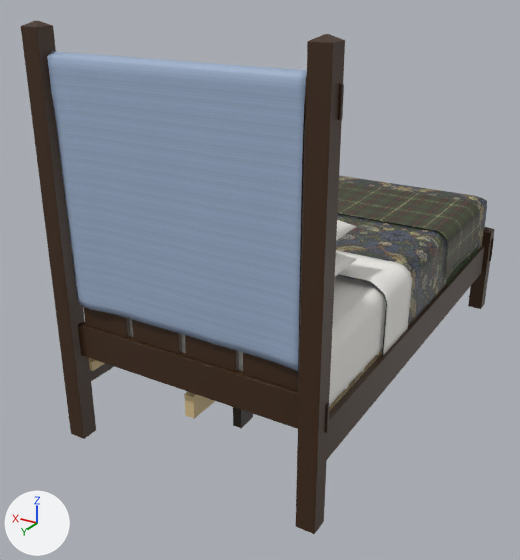
Two versions of the COLLADA model deliverables/bed-frame/model/sketchup/bed-frame-twin-made-up.dae, one commit apart.
Both versions are drawn from a camera (50 mm lens) standing at (-1.32, 2.66, 1.67) and looking at (0.14, 0.24, 0.46). The axes (+X, +Y, +Z) are drawn at lower left. The lights are the same throughout. The picture after the commit comes second.

The first picture shows 'Bed blanket', 'Bed coverlet', 'Bed headboard cover', 'Bed headboard post L', 'Bed headboard post R', 'Bed headboard rail bottom', 'Bed headboard slat 1', 'Bed headboard slat 2', 'Bed headboard slat 3', 'Bed mattress', 'Bed side rail L', 'Bed top sheet' and 20 more.
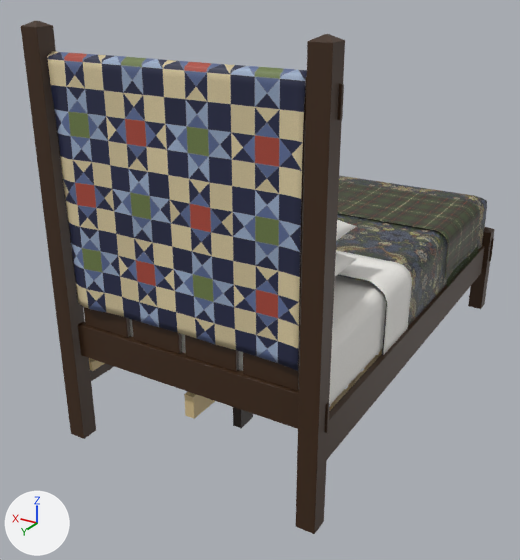
Pixel boxes (x1, y1, x2, y2) of what changed, in the pictures (520 x 560 px):
'Bed headboard cover', surface changed: (47, 51, 307, 371) in both

Patch to the scene script:
```diff
--- a/deliverables/bed-frame/model/sketchup/bed-frame-twin-made-up.dae.py
+++ b/deliverables/bed-frame/model/sketchup/bed-frame-twin-made-up.dae.py
@@ img_bed_star_quilt_png @@
+img_bed_star_quilt_png = load_image('Bed star-quilt.png', 'Bed star-quilt.png', 720, 720, 'sRGB')
@@ mat_bed_headboard_cover @@
 mat_bed_headboard_cover = principled_material('Bed headboard cover')
-mat_bed_headboard_cover.texture = img_bed_linen_blue_png
+mat_bed_headboard_cover.texture = img_bed_star_quilt_png
@@ me_bed_headboard_cover @@
 me_bed_headboard_cover.from_pydata(...)  # 5110 vertices, 5108 faces; spans x -0.457..0.455, y 0.785..1.006, z 0.572..1.438
 # used by ob_bed_headboard_cover; location = (0.0, 0.0, 0.0)
+# me_bed_headboard_cover part 1: texture (UV) coordinates of 5108 of 5108 faces, centred in x -0.457..0.455, y 0.785..1.006, z 0.572..1.434, changed; they spanned u 0.0..11.96, v 0.0..25.0 and now span u 0.0..1.99, v 0.0..4.17
 me_bed_headboard_cover.materials.append(mat_bed_headboard_cover)
```
